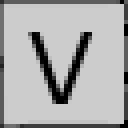
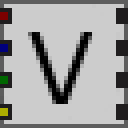
Layered file, before and after one edit (128x128). Changes by layer:
added layer "Pasted Layer #2" above "Pasted Layer #1" over [4, 4, 128, 124]
added layer "Pasted Layer #1" above "Pasted Layer copy" over [0, 8, 120, 120]
painted on "Pasted Layer copy" over [0, 0, 128, 128]
